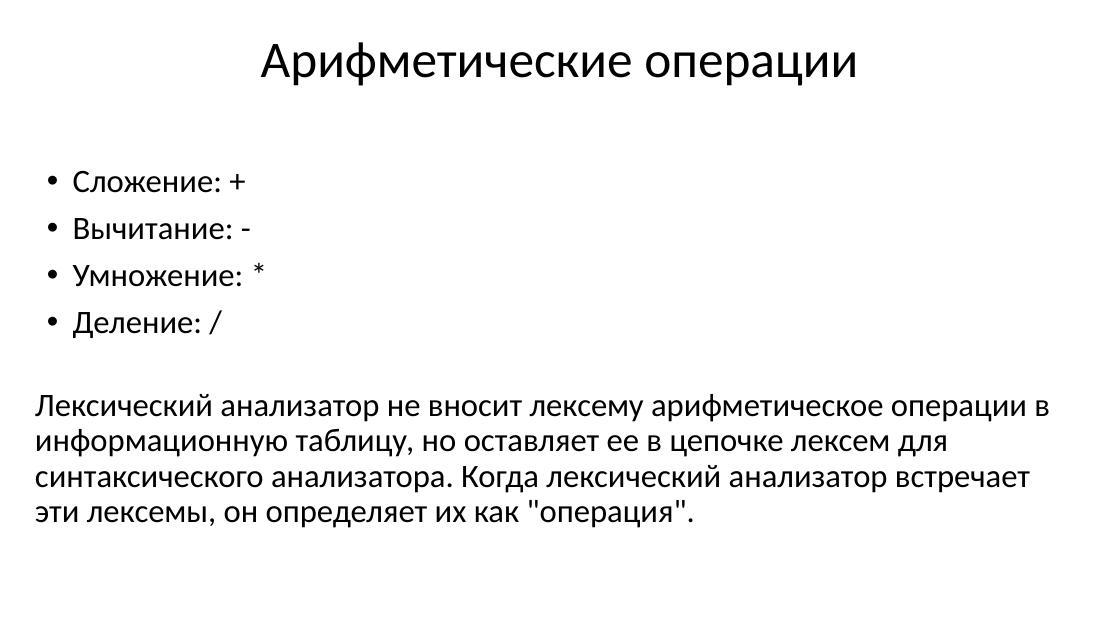
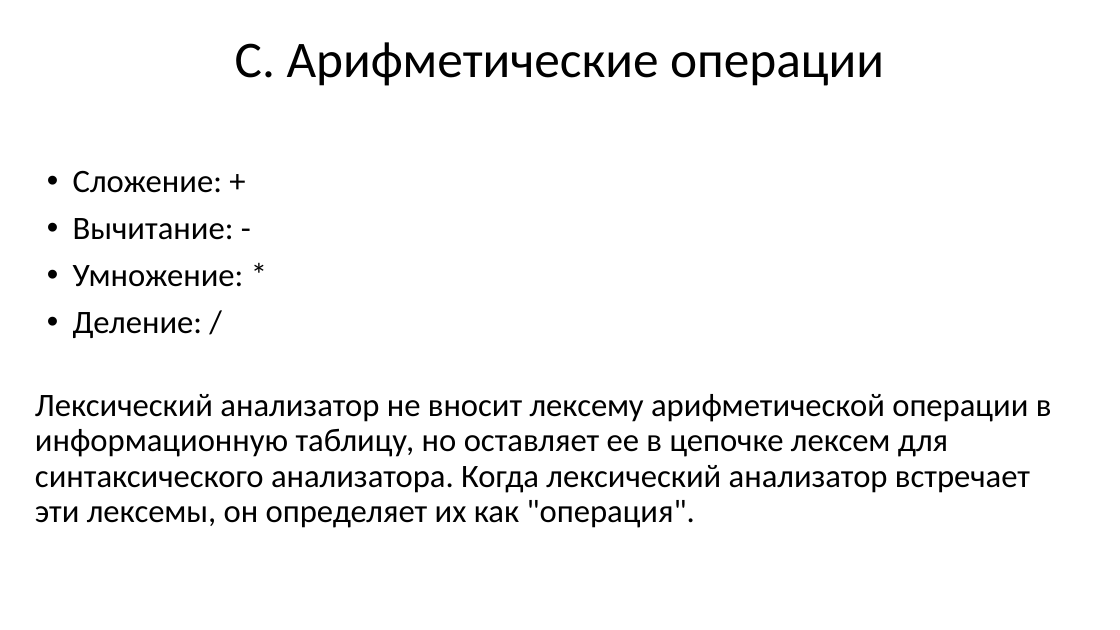
Before and after one commit to goddamnteam/korzun, a slide deck: slide 9 of task3.pptx. Drawn at 1120x630 pixels with LibreOffice and Linux fonts; fonts in the diff are those of the drawing. Boxes give left, top, right and bottom in pixels: in the first picture for what was removed or moved away, otherwise in the second. Text is boxed around its words. In the diff, an @@ line names an element or a change of style, - is before the commit and + after.

```diff
--- a/task3.pptx
+++ b/task3.pptx
@@ title at [235,42,884,86]: text changed @@
-Арифметические операции
+С. Арифметические операции
@@ text at [35,394,1052,528]: text changed @@
-Лексический анализатор не вносит лексему арифметическое операции в информационную таблицу, но оставляет ее в цепочке лексем для синтаксического анализатора. Когда лексический анализатор встречает эти лексемы, он определяет их как "операция".
+Лексический анализатор не вносит лексему арифметической операции в информационную таблицу, но оставляет ее в цепочке лексем для синтаксического анализатора. Когда лексический анализатор встречает эти лексемы, он определяет их как "операция".
```
Also in this commit, not shown: 33 other slides changed, 1 slide added, 1 slide removed.
